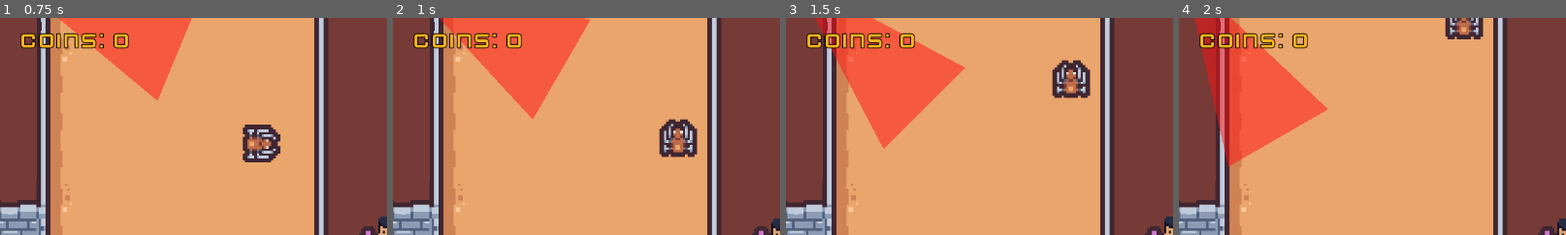
Above: before the commit, frames 1-4 (left to right).
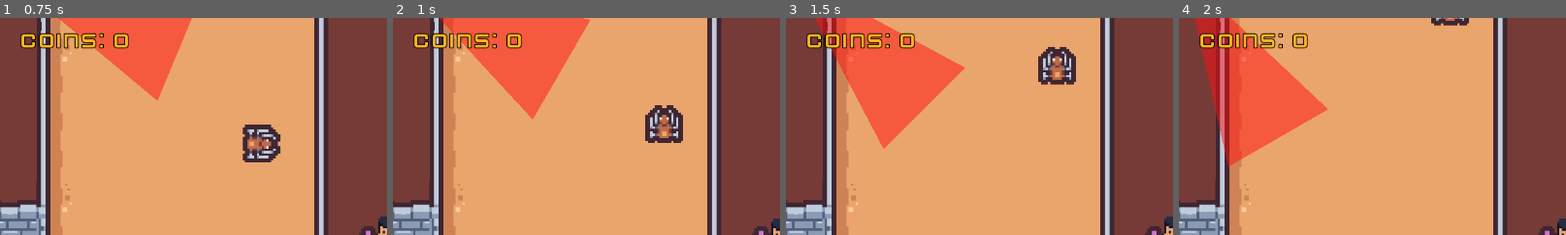
Above: after the commit, the same moments.

Repository: ki8yk8/game-dev-resolution
Game: Godot game, scene res://scenes/game_play.tscn
Two runs of this game, one before a commit and one after it. Both use one fixed random seed, a clock stepped at 60 frames per second and the inputs below.
Inputs (mouse positions are % of the whole screen's width and height, from its top left):
- Up to frame 1 (0.75 s): tap Space (action) at 0.5, 0.6 s; move the mouse to (72, 45) at 0.52 s; hold D (right) from 0.53 s (still down); click (72, 45) at 0.67 s
- Up to frame 2 (1 s): keep holding D (right)
- Up to frame 3 (1.5 s): tap Space (action) at 1.25 s; move the mouse to (30, 55) at 1.27 s; release D (right) at 1.28 s; hold Down (down) from 1.28 s (still down); tap Alt at 1.35 s
- Up to frame 4 (2 s): keep holding Down (down)
The pictures show only the part of the screen within x 0-50%, y 0-50%; the shares and areas given below are measured in that part.

Frame 1 is identical in both runs. In frame 2, 2.4% of the frame differs, in the area x 65-79%, y 40-65%; in frame 3, 2.4%, in the area x 65-79%, y 13-38%; in frame 4, 1.0%.

Commit message:
adds the ray boundary to remove unwanted photons;

Diff:
--- a/scenes/game_play.tscn
+++ b/scenes/game_play.tscn
@@ -27,6 +27,7 @@
 [ext_resource type="PackedScene" uid="uid://omj1cdwyqirn" path="res://scenes/scorpion_trap.tscn" id="25_jcoka"]
 [ext_resource type="PackedScene" uid="uid://cmgl2ucndpj0h" path="res://scenes/breakable_wall.tscn" id="26_yqh82"]
 [ext_resource type="PackedScene" uid="uid://bcvhs5rber5pa" path="res://scenes/torch.tscn" id="27_mmt7o"]
+[ext_resource type="Script" uid="uid://bupc3xj8ryio1" path="res://scripts/boundary.gd" id="28_j35s1"]
 
 [sub_resource type="WorldBoundaryShape2D" id="WorldBoundaryShape2D_0dypk"]
 distance = -290.0
@@ -1743,5 +1744,12 @@
 [node name="Torch" parent="LightGame" unique_id=589813498 instance=ExtResource("27_mmt7o")]
 position = Vector2(823, 459)
 
+[node name="Boundary" type="Area2D" parent="LightGame" unique_id=2044914541]
+collision_layer = 65
+script = ExtResource("28_j35s1")
+
+[node name="CollisionPolygon2D" type="CollisionPolygon2D" parent="LightGame/Boundary" unique_id=2141248265]
+polygon = PackedVector2Array(805, 471, 1274, 473, 1276, 327, 805, 328, 805, 467, 794, 467, 796, 319, 1286, 320, 1285, 479, 794, 478, 794, 469)
+
 [connection signal="body_entered" from="ShootingRange" to="." method="_on_shooting_range_body_entered"]
 [connection signal="body_exited" from="ShootingRange" to="." method="_on_shooting_range_body_exited"]
--- a/scenes/ray.tscn
+++ b/scenes/ray.tscn
@@ -17,3 +17,5 @@
 scale = Vector2(0.125, 0.125)
 color = Color(1, 0.17000002, 0.17000002, 1)
 polygon = PackedVector2Array(0, 0, 0, 8, 8, 8, 8, 0)
+
+[connection signal="area_entered" from="." to="." method="_on_area_entered"]
--- a/scenes/rotating_glass.tscn
+++ b/scenes/rotating_glass.tscn
@@ -10,31 +10,12 @@
 [sub_resource type="RectangleShape2D" id="RectangleShape2D_8dipt"]
 size = Vector2(15, 15)
 
-[node name="RotatingGlass" type="Node2D" unique_id=946549622]
+[node name="RotatingGlass" type="RigidBody2D" unique_id=740186152]
 script = ExtResource("1_im8mm")
 
-[node name="StaticBody2D" type="StaticBody2D" parent="." unique_id=1186066764]
-collision_layer = 0
-collision_mask = 0
-
-[node name="RigidBody2D" type="RigidBody2D" parent="." unique_id=1143787111]
-collision_layer = 64
-collision_mask = 2
-mass = 5.0
-gravity_scale = 0.0
-can_sleep = false
-freeze_mode = 1
-angular_damp = 1.5
-constant_torque = 1.0
-
-[node name="Sprite2D" type="Sprite2D" parent="RigidBody2D" unique_id=1899631203]
+[node name="Sprite2D" type="Sprite2D" parent="." unique_id=1606591256]
 texture = SubResource("AtlasTexture_im8mm")
 
-[node name="CollisionShape2D" type="CollisionShape2D" parent="RigidBody2D" unique_id=114739487]
+[node name="CollisionShape2D" type="CollisionShape2D" parent="." unique_id=1746472906]
 position = Vector2(0.5, 0.5)
 shape = SubResource("RectangleShape2D_8dipt")
-
-[node name="PinJoint2D" type="PinJoint2D" parent="." unique_id=908311435]
-node_a = NodePath("../StaticBody2D")
-node_b = NodePath("../RigidBody2D")
-bias = 0.3
--- /dev/null
+++ b/scripts/boundary.gd
@@ -0,0 +1,2 @@
+extends Area2D
+class_name RayBoundary
--- a/scripts/ray.gd
+++ b/scripts/ray.gd
@@ -2,3 +2,7 @@
 
 func _process(delta: float) -> void:
 	position += Vector2(80*delta, 0).rotated(rotation)
+
+func _on_area_entered(area: Area2D) -> void:
+	if area is RayBoundary:
+		queue_free()
--- a/scripts/rotating_glass.gd
+++ b/scripts/rotating_glass.gd
@@ -1,4 +1,4 @@
-extends Node2D
+extends RigidBody2D
 
 # Called when the node enters the scene tree for the first time.
 func _ready() -> void:
Not shown, added: scripts/boundary.gd.uid
